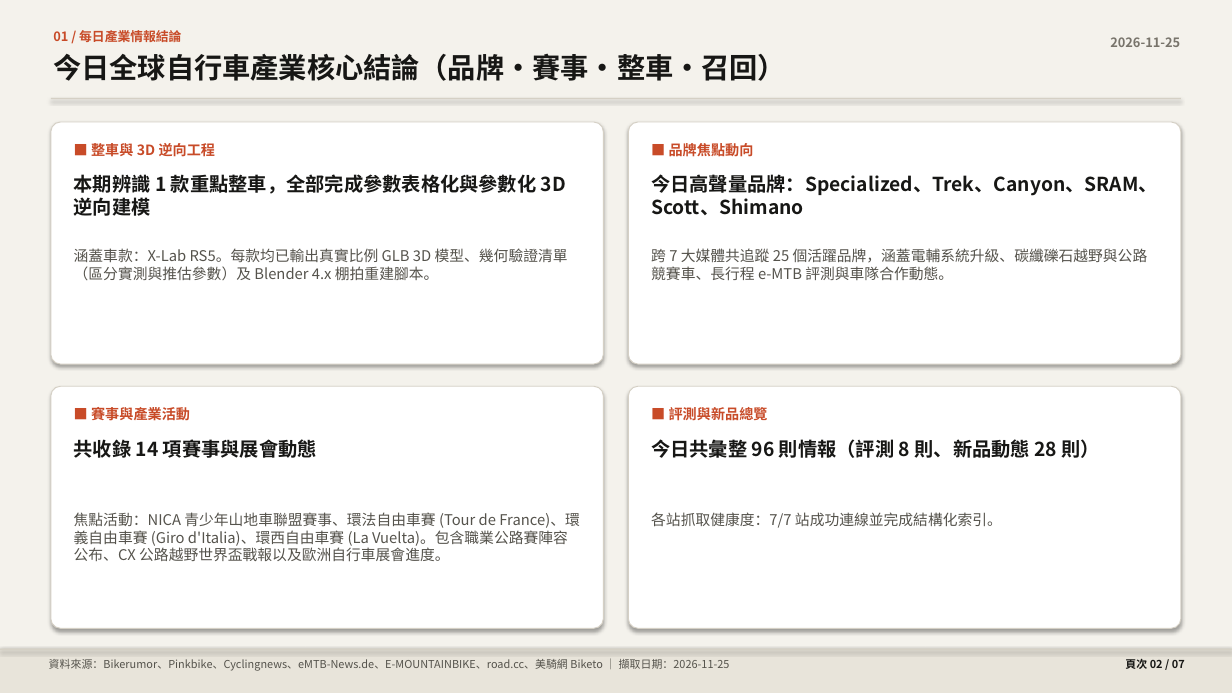
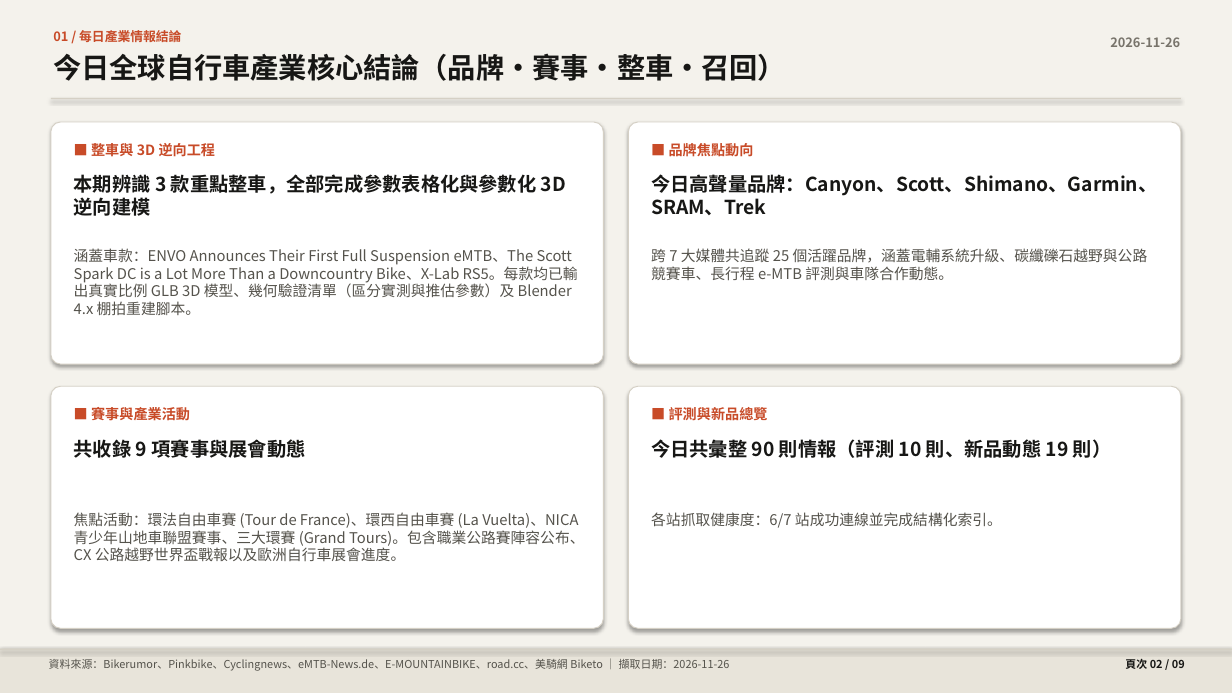
Before and after one commit to pc007ya/BikeResearch-Daily, a slide deck: slide 2 of docs/data/daily_briefing.pptx. Drawn at 1232x693 pixels with LibreOffice and Linux fonts; fonts in the diff are those of the drawing. Boxes give left, top, right and bottom in pixels: in the first picture for what was removed or moved away, otherwise in the second. Text is boxed around its words. In the diff, an @@ line names an element or a change of style, - is before the commit and + after.

```diff
--- a/docs/data/daily_briefing.pptx
+++ b/docs/data/daily_briefing.pptx
@@ text at (74, 174, 566, 216): text changed @@
-本期辨識 1 款重點整車，全部完成參數表格化與參數化 3D 逆向建模
+本期辨識 3 款重點整車，全部完成參數表格化與參數化 3D 逆向建模
@@ text at (651, 174, 1157, 215): text changed @@
-今日高聲量品牌：Specialized、Trek、Canyon、SRAM、Scott、Shimano
+今日高聲量品牌：Canyon、Scott、Shimano、Garmin、SRAM、Trek
@@ text at (74, 248, 578, 315): text changed @@
-涵蓋車款：X-Lab RS5。每款均已輸出真實比例 GLB 3D 模型、幾何驗證清單（區分實測與推估參數）及 Blender 4.x 棚拍重建腳本。
+涵蓋車款：ENVO Announces Their First Full Suspension eMTB、The Scott Spark DC is a Lot More Than a Downcountry Bike、X-Lab RS5。每款均已輸出真實比例 GLB 3D 模型、幾何驗證清單（區分實測與推估參數）及 Blender 4.x 棚拍重建腳本。
@@ text at (74, 439, 306, 458): text changed @@
-共收錄 14 項賽事與展會動態
+共收錄 9 項賽事與展會動態
@@ text at (651, 439, 1111, 458): text changed @@
-今日共彙整 96 則情報（評測 8 則、新品動態 28 則）
+今日共彙整 90 則情報（評測 10 則、新品動態 19 則）
@@ text at (74, 512, 584, 561): text changed @@
-焦點活動：NICA 青少年山地車聯盟賽事、環法自由車賽 (Tour de France)、環義自由車賽 (Giro d'Italia)、環西自由車賽 (La Vuelta)。包含職業公路賽陣容公布、CX 公路越野世界盃戰報以及歐洲自行車展會進度。
+焦點活動：環法自由車賽 (Tour de France)、環西自由車賽 (La Vuelta)、NICA 青少年山地車聯盟賽事、三大環賽 (Grand Tours)。包含職業公路賽陣容公布、CX 公路越野世界盃戰報以及歐洲自行車展會進度。
@@ text at (651, 512, 1002, 528): text changed @@
-各站抓取健康度：7/7 站成功連線並完成結構化索引。
+各站抓取健康度：6/7 站成功連線並完成結構化索引。
@@ text at (49, 659, 730, 671): text changed @@
-資料來源：Bikerumor、Pinkbike、Cyclingnews、eMTB-News.de、E-MOUNTAINBIKE、road.cc、美騎網 Biketo ｜ 擷取日期：2026-11-25
+資料來源：Bikerumor、Pinkbike、Cyclingnews、eMTB-News.de、E-MOUNTAINBIKE、road.cc、美騎網 Biketo ｜ 擷取日期：2026-11-26
@@ text at (1125, 659, 1185, 669): text changed @@
-頁次 02 / 07
+頁次 02 / 09
```
Also in this commit, not shown: 6 other slides changed, 2 slides added, 18 other files.
